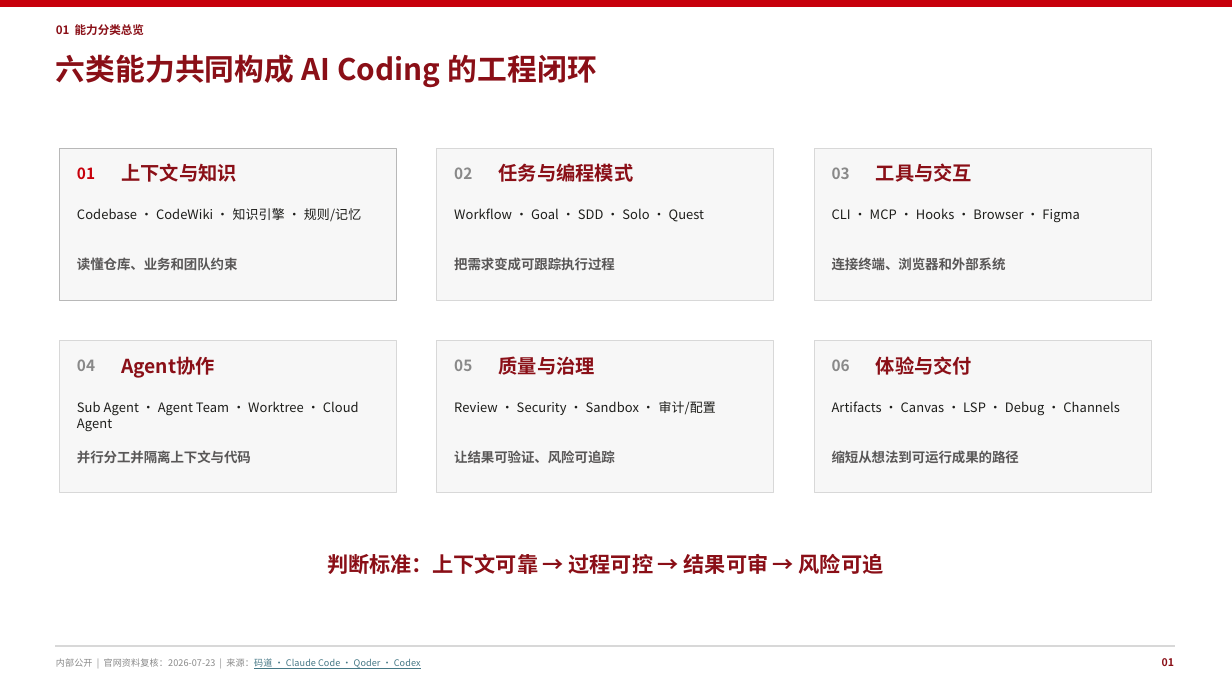
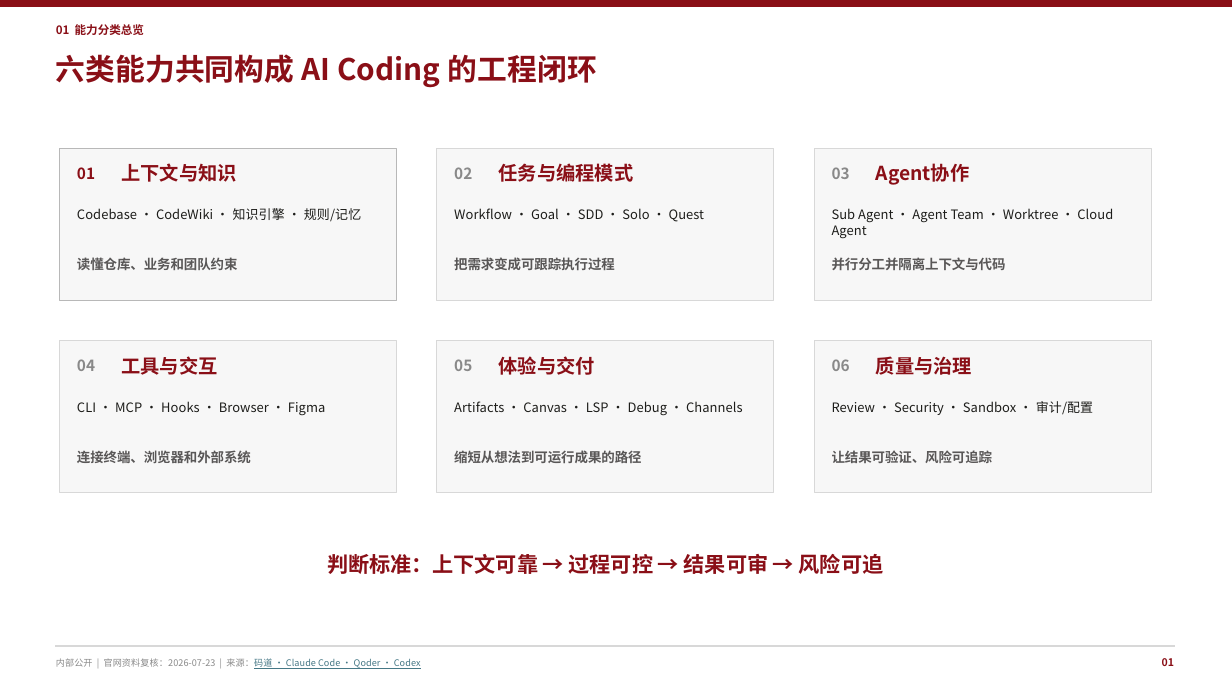
Before and after one commit to peter-liu1997/ai-solution-reports, a slide deck: slide 2 of AI-Coding-工具能力赋能-16页华为企业方案风格版.pptx. Drawn at 1232x693 pixels with LibreOffice and Linux fonts; fonts in the diff are those of the drawing. Boxes give left, top, right and bottom in pixels: in the first picture for what was removed or moved away, otherwise in the second. Text is boxed around its words. In the diff, an @@ line names an element or a change of style, - is before the commit and + after.

```diff
--- a/AI-Coding-工具能力赋能-16页华为企业方案风格版.pptx
+++ b/AI-Coding-工具能力赋能-16页华为企业方案风格版.pptx
@@ rectangle at (0, 0, 1232, 6): fill #C7000B to #8A0F17; outline #C7000B 0 pt to #8A0F17 0 pt @@
@@ text "01" at (77, 167, 95, 179): text colour #C7000B to #8A0F17 @@
@@ text at (876, 163, 970, 185): text changed @@
-工具与交互
+Agent协作
@@ text at (832, 208, 1113, 239): text changed @@
-CLI · MCP · Hooks · Browser · Figma
+Sub Agent · Agent Team · Worktree · Cloud Agent
@@ text at (832, 257, 1006, 270): text changed @@
-连接终端、浏览器和外部系统
+并行分工并隔离上下文与代码
@@ text at (121, 356, 217, 375): text changed @@
-Agent协作
+工具与交互
@@ text at (499, 356, 595, 375): text changed @@
-质量与治理
+体验与交付
@@ text at (876, 356, 972, 375): text changed @@
-体验与交付
+质量与治理
@@ text at (77, 401, 326, 415): text changed @@
-Sub Agent · Agent Team · Worktree · Cloud Agent
+CLI · MCP · Hooks · Browser · Figma
@@ text at (454, 401, 743, 416): text changed @@
-Review · Security · Sandbox · 审计/配置
+Artifacts · Canvas · LSP · Debug · Channels
@@ text at (832, 401, 1093, 415): text changed @@
-Artifacts · Canvas · LSP · Debug · Channels
+Review · Security · Sandbox · 审计/配置
@@ text at (77, 450, 251, 463): text changed @@
-并行分工并隔离上下文与代码
+连接终端、浏览器和外部系统
@@ text at (454, 450, 641, 463): text changed @@
-让结果可验证、风险可追踪
+缩短从想法到可运行成果的路径
@@ text at (832, 450, 993, 463): text changed @@
-缩短从想法到可运行成果的路径
+让结果可验证、风险可追踪
```
Also in this commit, not shown: 15 other slides changed.
